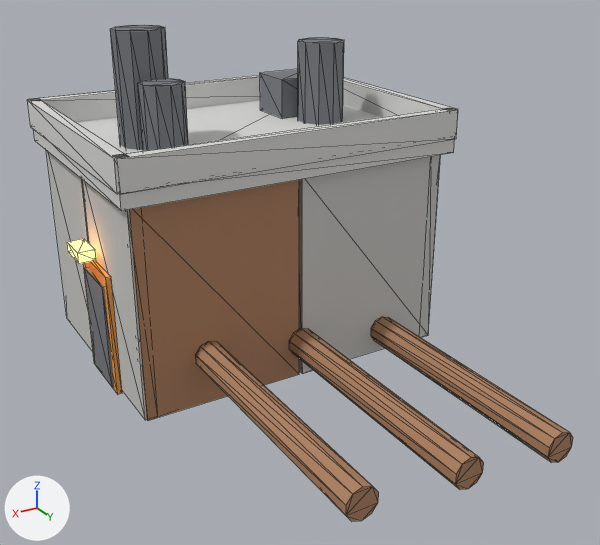
The glTF model games/unreal2_mods/U2Avalon/Models/glb/B_pump_house.glb: old version first, new version second.
Before and after are seen from a camera (50 mm lens) standing at (9.13, 18.18, 10.29) and looking at (0.18, 3.27, 2.83). The axes (+X, +Y, +Z) are drawn at lower left. The lights are the same throughout. The first picture is the older version. Mesh edges are drawn as thin lines. Where no turn or scale is listed for an object, it has been applied to the vertices.

Before the edit, the objects in view are built like this:
```python
me_cube_002 = bpy.data.meshes.new('Cube.002')
me_cube_002.from_pydata(...)  # a box spanning x -1.96..1.96, y -0.15..0.15, z -2.5..2.5
me_cube_002.materials.append(mat_concrete)  # light grey #c8c8c5
me_cube_003 = bpy.data.meshes.new('Cube.003')
me_cube_003.from_pydata(...)  # a box spanning x -1.96..1.96, y -0.15..0.15, z -2.5..2.5
me_cube_003.materials.append(mat_rust)  # brown #ad8161
me_cube_006 = bpy.data.meshes.new('Cube.006')
me_cube_006.from_pydata(...)  # a box spanning x -0.15..0.15, y -1.46..1.46, z -2.5..2.5
me_cube_006.materials.append(mat_concrete)  # light grey #c8c8c5
me_cylinder_002 = bpy.data.meshes.new('Cylinder.002')
me_cylinder_002.from_pydata(...)  # a 10-sided cylinder along y spanning x -0.33..0.33, y -3.0..3.0, z -0.35..0.35
me_cylinder_002.materials.append(mat_rust)  # brown #ad8161
ob_cube_002 = bpy.data.objects.new('Cube.002', me_cube_002)
ob_cube_002.location = (-2.0, 2.85, 2.5)
ob_cube_003 = bpy.data.objects.new('Cube.003', me_cube_003)
ob_cube_003.location = (2.0, 2.85, 2.5)
ob_cube_006 = bpy.data.objects.new('Cube.006', me_cube_006)
ob_cube_006.location = (3.85, -1.5, 2.5)
ob_cylinder_002 = bpy.data.objects.new('Cylinder.002', me_cylinder_002)
ob_cylinder_002.location = (2.4, 6.0, 1.2)
# also in view: 'Cube.020' at (4.1, 0.0, 5.7); 'Cylinder.001' at (0.0, 6.0, 0.9); 'Cylinder.004' at (-2.4, 0.0, 6.2); 'Cube.016' at (0.0, 0.0, 5.2); 'Cylinder.003' at (2.4, 0.0, 6.5)
```
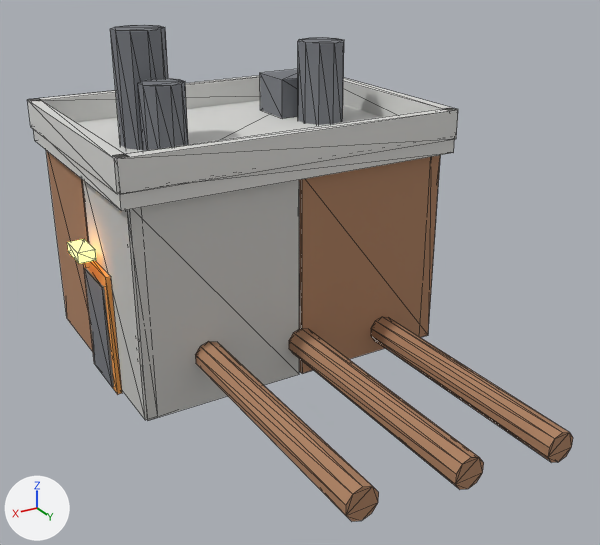
Pixel boxes [x1, y1, x2, y2] of what changed, in the pictures (600 x 545 px):
'Cube.003', recoloured (brown to light grey)
    both: [129, 180, 299, 420]
'Cube.002', recoloured (light grey to brown)
    both: [299, 155, 440, 373]
'Cube.006', recoloured (light grey to brown)
    both: [46, 150, 93, 352]

The edits, one by one:
me_cube_002 has 8 vertices, 12 faces and spans x -1.96..1.96, y -0.15..0.15, z -2.5..2.5.
me_cube_002 no longer uses material mat_concrete (light grey #c8c8c5).
me_cube_002 gains material mat_rust (brown #ad8161).
me_cube_003 has 8 vertices, 12 faces and spans x -1.96..1.96, y -0.15..0.15, z -2.5..2.5.
me_cube_003 no longer uses material mat_rust (brown #ad8161).
me_cube_003 gains material mat_concrete (light grey #c8c8c5).
me_cube_006 has 8 vertices, 12 faces and spans x -0.15..0.15, y -1.46..1.46, z -2.5..2.5.
me_cube_006 no longer uses material mat_concrete (light grey #c8c8c5).
me_cube_006 gains material mat_rust (brown #ad8161).
